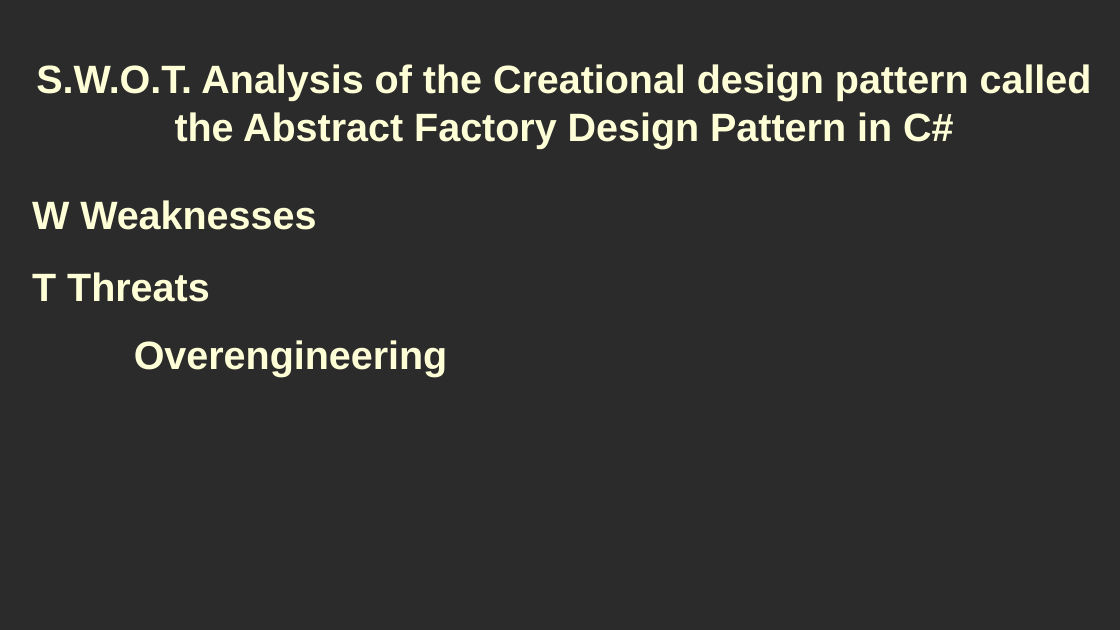
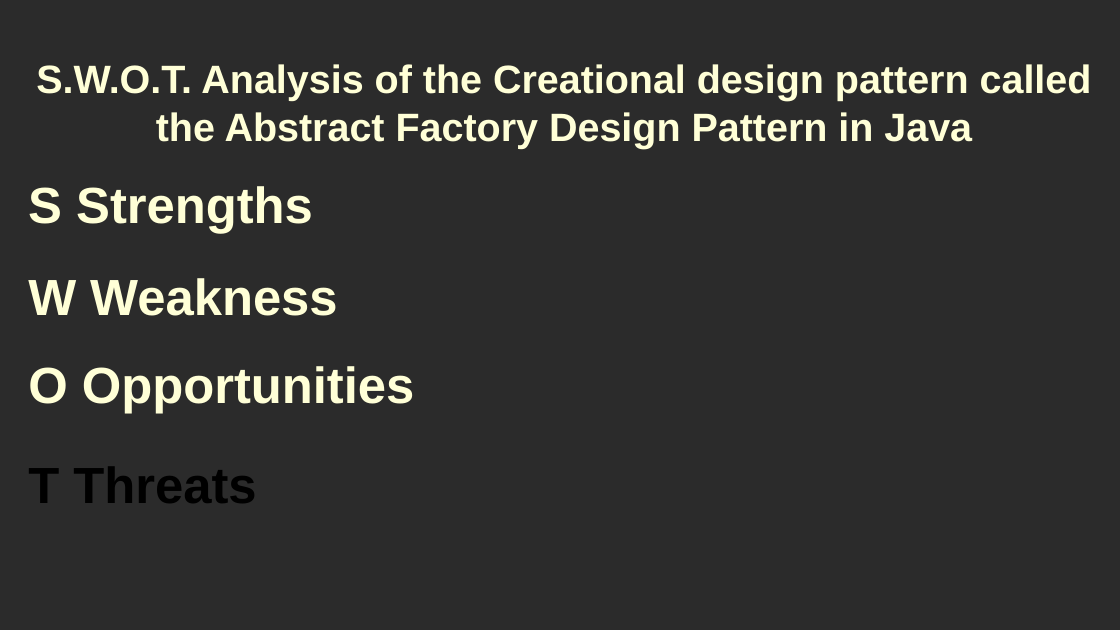
Before and after one commit to RayAndrade/JavaStudy, a slide deck: slide 16 of Creational/AbstractFactory/swot/swot.odp (slide 19 before the commit). Drawn at 1120x630 pixels with LibreOffice and Linux fonts; fonts in the diff are those of the drawing; background and template pictures are left out; a plain dark background stands for a picture behind light text. Boxes give left, top, right and bottom in pixels: in the first picture for what was removed or moved away, otherwise in the second. Text is boxed around its words. In the diff, an @@ line names an element or a change of style, - is before the commit and + after.

```diff
--- a/Creational/AbstractFactory/swot/swot.odp
+++ b/Creational/AbstractFactory/swot/swot.odp
@@ title at <box>36,64,1092,148</box>: text changed @@
-S.W.O.T. Analysis of the Creational design pattern called the Abstract Factory Design Pattern in C#
+S.W.O.T. Analysis of the Creational design pattern called the Abstract Factory Design Pattern in Java
@@ title added at <box>28,186,313,234</box>, 36 pt, text #FFFFD7, bold @@
+S Strengths
@@ title at <box>28,278,337,316</box>: text changed; size 28 to 36 pt @@
-W Weaknesses
+W Weakness
@@ title removed at <box>134,340,447,377</box> @@
-Overengineering
@@ title added at <box>28,366,415,414</box>, 36 pt, text #FFFFD7, bold @@
+O Opportunities
@@ title "T Threats": place and size @@
-title "T Threats" at <box>32,272,210,302</box>
+title "T Threats" at <box>28,467,256,503</box>
@@ title "T Threats" at <box>28,467,256,503</box>: size 28 to 36 pt, text colour #FFFFD7 to #000000 @@
```
Also in this commit, not shown: 19 other slides changed, 6 slides added, 36 other files.
